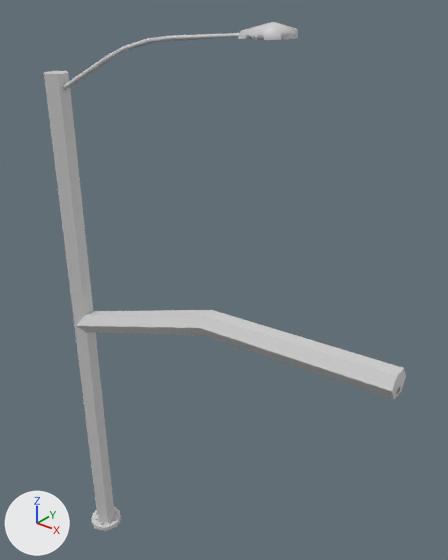
What one commit did to the COLLADA model levels/drivebuild/art/objects/pole_light_signal1.dae.
Before and after are seen from a camera (50 mm lens) standing at (10.32, -7.74, 13.45) and looking at (3.42, 0.88, 8.11). The axes (+X, +Y, +Z) are drawn at lower left. The lights are the same throughout. Where no turn or scale is listed for an object, it has been applied to the vertices.

The scene before the commit, as lines of its bpy script (objects in view):
```python
me_circle_075 = bpy.data.meshes.new('Circle.075')
me_circle_075.from_pydata(...)  # 226 vertices, 354 faces; spans x -0.39..7.52, y -0.39..0.39, z 0.12..12.91
me_circle_075.materials.append(mat_metal_galvanized)  # light grey #d1d1d1
me_circle_076 = bpy.data.meshes.new('Circle.076')
me_circle_076.from_pydata(...)  # 85 vertices, 133 faces; spans x -0.41..7.52, y -0.41..0.41, z 0.12..12.91
me_circle_076.materials.append(mat_metal_galvanized)  # light grey #d1d1d1
me_circle_077 = bpy.data.meshes.new('Circle.077')
me_circle_077.from_pydata(...)  # 30 vertices, 48 faces; spans x -0.22..7.52, y -0.25..0.25, z 0.12..11.84
me_circle_077.materials.append(mat_metal_galvanized)  # light grey #d1d1d1
ob_colmesh_1 = bpy.data.objects.new('Colmesh-1', me_circle_077)
ob_colmesh_1.location = (0.0, 0.0, 0.0)
ob_pole_light_signal1_a100 = bpy.data.objects.new('pole_light_signal1_a100', me_circle_076)
ob_pole_light_signal1_a100.location = (0.0, 0.0, 0.0)
ob_pole_light_signal1_a400 = bpy.data.objects.new('pole_light_signal1_a400', me_circle_075)
ob_pole_light_signal1_a400.location = (0.0, 0.0, 0.0)
```
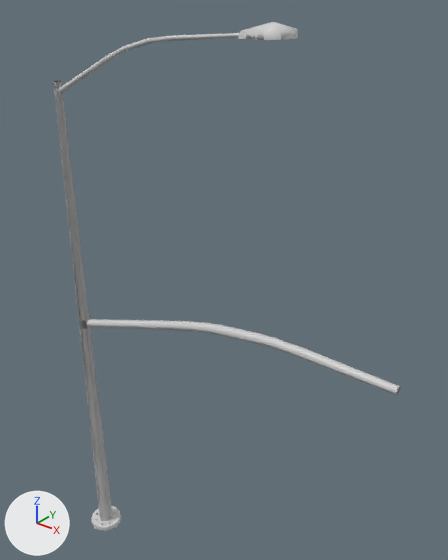
Changed parts and their boxes (x1, y1, x2, y2) in the pictures (448 x 560 px):
'Colmesh-1', deleted: before (44, 71, 406, 523)
'pole_light_signal1_a400', unchanged, uncovered by the edit: before (63, 22, 400, 531); after (53, 22, 400, 531)
'pole_light_signal1_a100', unchanged, uncovered by the edit: before (64, 22, 296, 531); after (57, 22, 397, 531)

The change in detail:
Object 'Colmesh-1' (ob_colmesh_1) is deleted.
